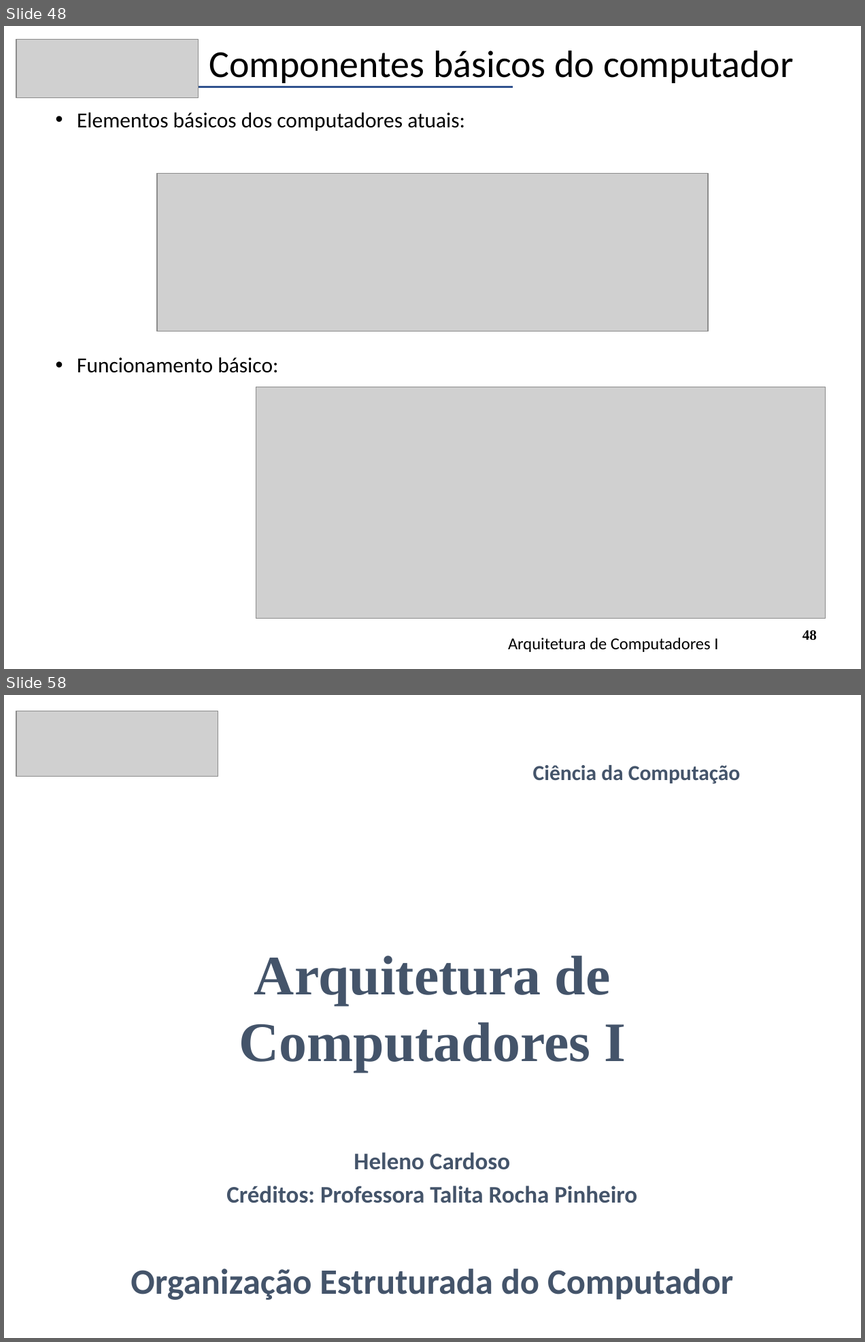
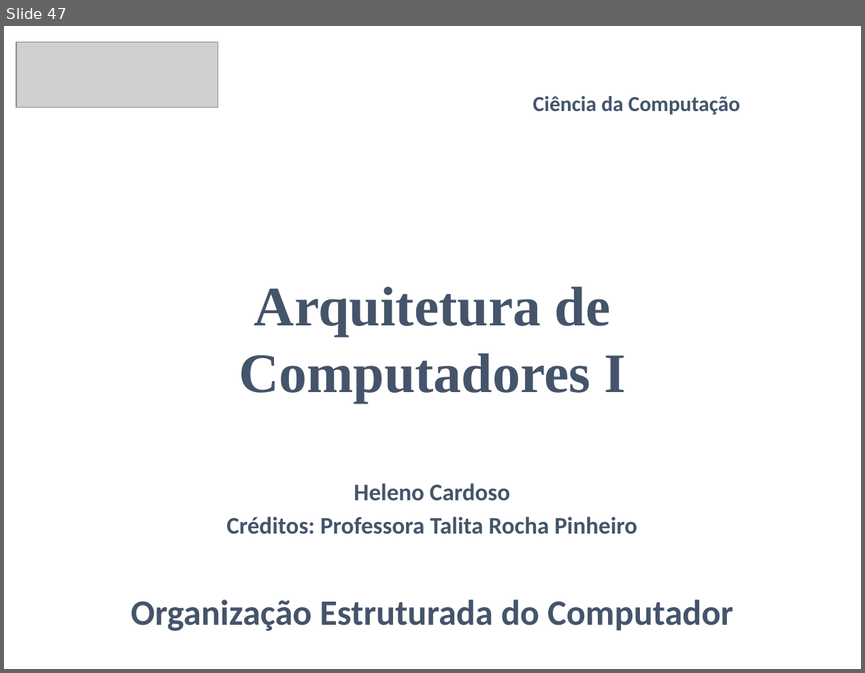
Before and after one commit to CloudEducationBrazil/WydenArquiteturaComputadores, a slide deck: 01 Classes/Aula1 - Arquitetura - Fundamentos e História.pptx. Shown one above the other, each under a label of ours: slides 48 and 58 before the commit, slide 47 after it; the slides between them are not shown. The pictures are 865x1342 and 865x673 pixels, drawn with LibreOffice and Linux fonts; fonts in the diff are those of the drawing; grey boxes stand for pictures. Boxes give left, top, right and bottom in pixels: in the first picture for what was removed or moved away, otherwise in the second. Text is boxed around its words. In the diff, an @@ line names an element or a change of style, - is before the commit and + after.

Commit message:
Ajuste ppt aulas arq comput 11/03/2024

```diff
--- a/01 Classes/Aula1 - Arquitetura - Fundamentos e História.pptx
+++ b/01 Classes/Aula1 - Arquitetura - Fundamentos e História.pptx
@@ slide 48 removed at [4,26,861,669], background #FFFFFF @@
@@ picture removed at [16,40,198,98] @@
@@ title removed at [209,50,793,83] @@
-Componentes básicos do computador
@@ math minus removed at [4,85,594,89] @@
@@ text removed at [77,112,465,373] @@
-• Elementos básicos dos computadores atuais:
-• Funcionamento básico:
@@ picture removed at [158,174,708,331] @@
@@ picture removed at [256,386,825,618] @@
@@ text removed at [508,637,718,652] @@
-Arquitetura de Computadores I
@@ page number removed at [802,630,817,640] @@
-48
@@ what was slide 58 is now slide 47 @@
```
Also in this commit, not shown: 3 slides changed, 10 other slides removed, 1 other file.
